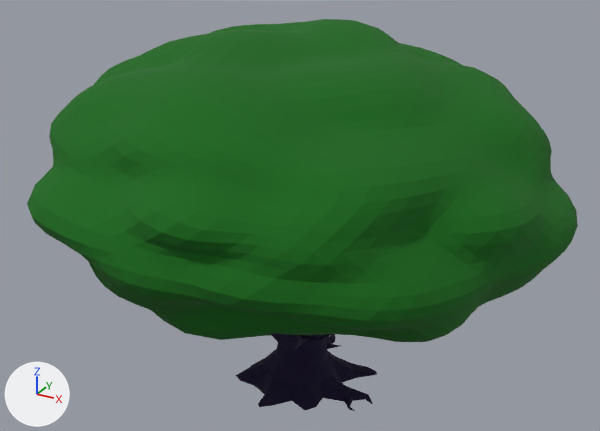
The glTF model fasc-sim-map/Map/Environ/town_square_tree.gltf: old version first, new version second.
One viewpoint serves both versions: a camera (50 mm lens) standing at (19.5, -35.7, 28.1) and looking at (0.4, -0.9, 10.7). Lighting does not change. The marker at lower left points along +X, +Y and +Z. Where no turn or scale is listed for an object, it has been applied to the vertices.

The scene before the commit, as lines of its bpy script (objects in view):
```python
mat_material = principled_material('Material')
mat_material.base_color = (0.0035, 0.133, 0.00501)  # dark green #0b6610
mat_material.roughness = 0.957
mat_wood = principled_material('Wood')
mat_wood.base_color = (0.00802, 0.0026, 0.0311)  # dark purple #160931
mat_wood.roughness = 1.0
me_cylinder_001 = bpy.data.meshes.new('Cylinder.001')
me_cylinder_001.from_pydata(...)  # 459 vertices, 914 faces; spans x -3.47..4.65, y -3.62..5.44, z -3.27..10.63
me_cylinder_001.materials.append(mat_wood)  # dark purple #160931
me_cylinder_005 = bpy.data.meshes.new('Cylinder.005')
me_cylinder_005.from_pydata(...)  # 240 vertices, 454 faces; spans x -0.25..4.82, y -12.11..-0.11, z -5.57..1.54
me_cylinder_005.materials.append(mat_wood)  # dark purple #160931
me_cylinder_011 = bpy.data.meshes.new('Cylinder.011')
me_cylinder_011.from_pydata(...)  # 72 vertices, 130 faces; spans x -1.67..2.77, y -0.43..0.35, z -2.04..0.57
me_cylinder_011.materials.append(mat_wood)  # dark purple #160931
me_icosphere = bpy.data.meshes.new('Icosphere')
me_icosphere.from_pydata(...)  # 2562 vertices, 5120 faces; spans x -12.8..13.3, y -13.9..13.5, z -6.4..6.4
me_icosphere.materials.append(mat_material)  # dark green #0b6610
ob_cylinder_005 = bpy.data.objects.new('Cylinder.005', me_cylinder_005)
ob_cylinder_005.location = (-0.06, 0.02, 10.76)
ob_cylinder_010 = bpy.data.objects.new('Cylinder.010', me_cylinder_011)
ob_cylinder_010.location = (5.42, -7.88, 10.1)
ob_leaves = bpy.data.objects.new('Leaves', me_icosphere)
ob_leaves.location = (0.78, -0.67, 13.65)
ob_trunk_col = bpy.data.objects.new('Trunk-col', me_cylinder_001)
ob_trunk_col.location = (0.0, 0.0, 3.13)
```
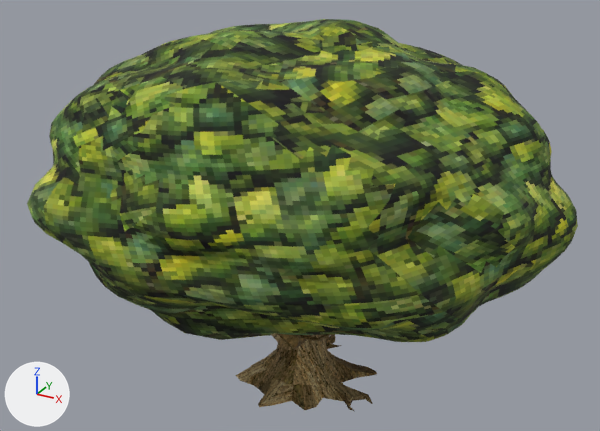
What the commit changed:
Picture 'leaves_1' (img_leaves_1) is new.
Picture 'brown_bark_1' (img_brown_bark_1) is new.
In material 'Wood' (mat_wood), base_color is no longer (0.00802, 0.0026, 0.0311), dark purple #160931.
In material 'Wood' (mat_wood), texture is now set to img_brown_bark_1.
In material 'Material' (mat_material), base_color is no longer (0.0035, 0.133, 0.00501), dark green #0b6610.
In material 'Material' (mat_material), texture is now set to img_leaves_1.

Location of each change, [x1, y1, x2, y2] in pixels of the pictures (600 x 431 px):
'Leaves', surface changed: [27, 19, 578, 342] in both
'Trunk-col', surface changed (black to brown): [236, 334, 377, 411] in both
'Cylinder.005', surface changed (black to brown): [271, 333, 313, 350] in both
'Cylinder.010', surface changed: [301, 334, 333, 341] in both
